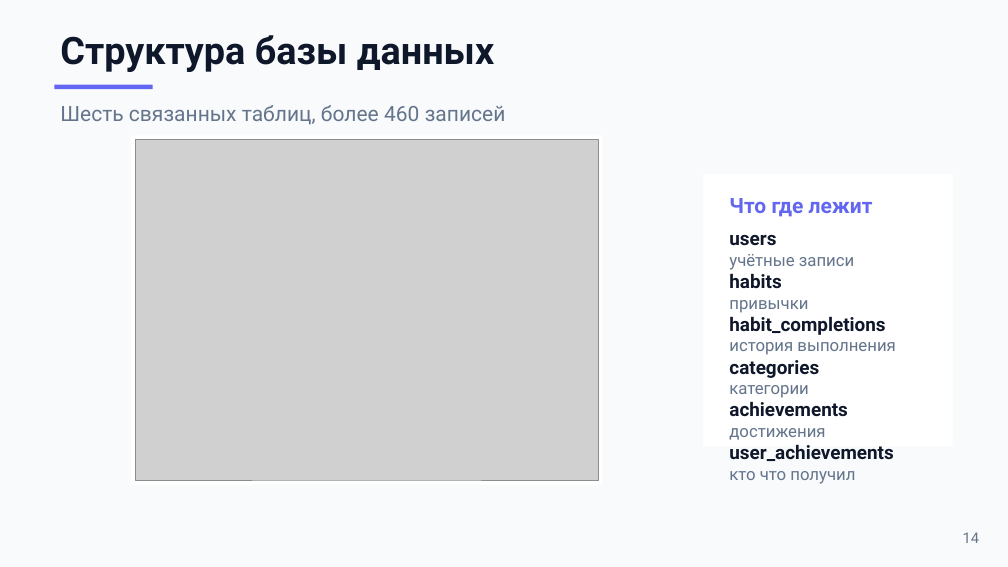
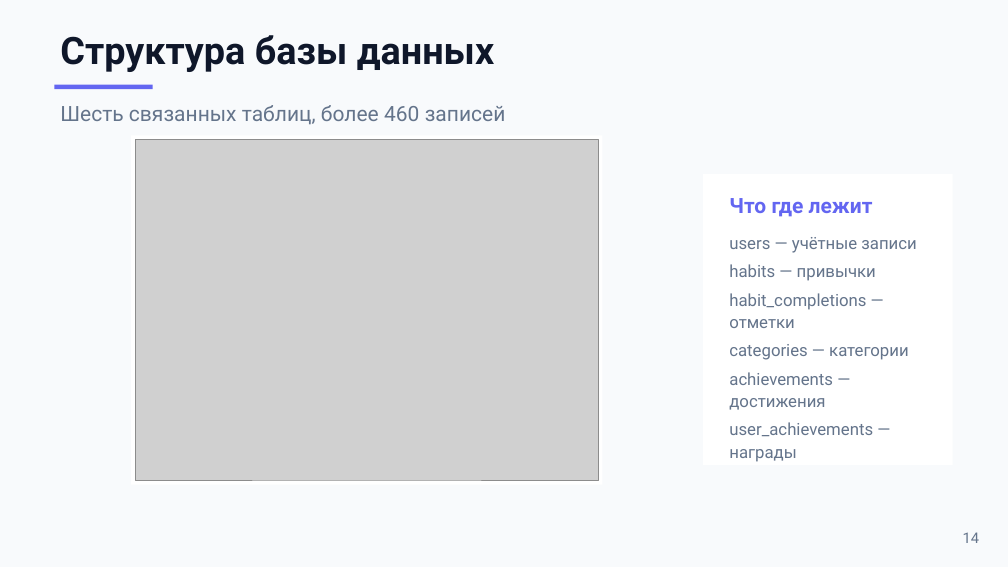
Before and after one commit to sacura1337/habitquest, a slide deck: slide 14 of docs/Презентация_HabitQuest.pptx. Drawn at 1008x567 pixels with LibreOffice and Linux fonts; fonts in the diff are those of the drawing; grey boxes stand for pictures. Boxes give left, top, right and bottom in pixels: in the first picture for what was removed or moved away, otherwise in the second. Text is boxed around its words. In the diff, an @@ line names an element or a change of style, - is before the commit and + after.

```diff
--- a/docs/Презентация_HabitQuest.pptx
+++ b/docs/Презентация_HabitQuest.pptx
@@ rectangle: place and size @@
-rectangle at [703, 174, 953, 446]
+rectangle at [703, 174, 953, 465]
@@ text at [729, 237, 916, 462]: text changed @@
-users
-учётные записи
-habits
-привычки
-habit_completions
-история выполнения
-categories
-категории
-achievements
-достижения
-user_achievements
-кто что получил
+users — учётные записи
+habits — привычки
+habit_completions — отметки
+categories — категории
+achievements — достижения
+user_achievements — награды
```
Also in this commit, not shown: 7 other slides changed.
